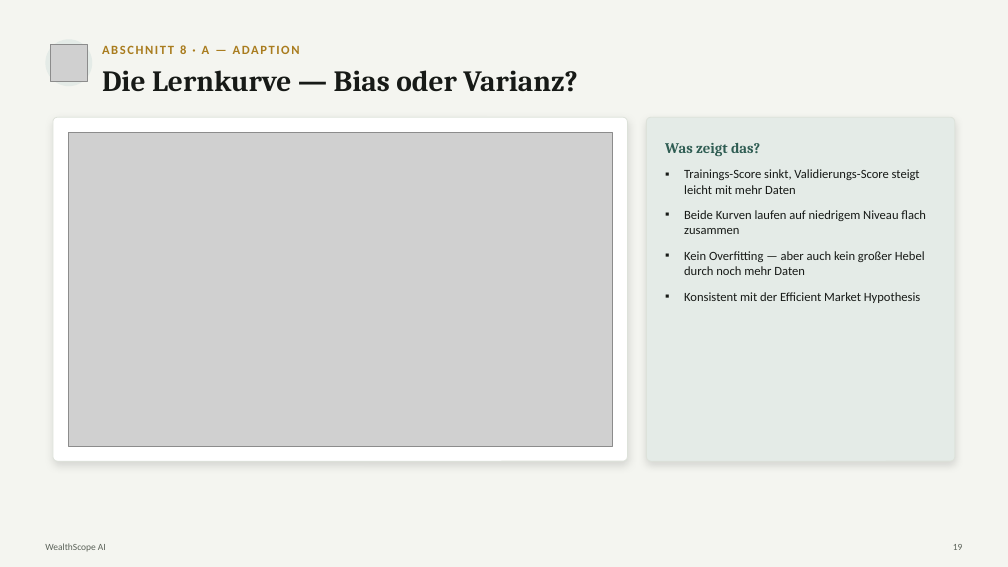
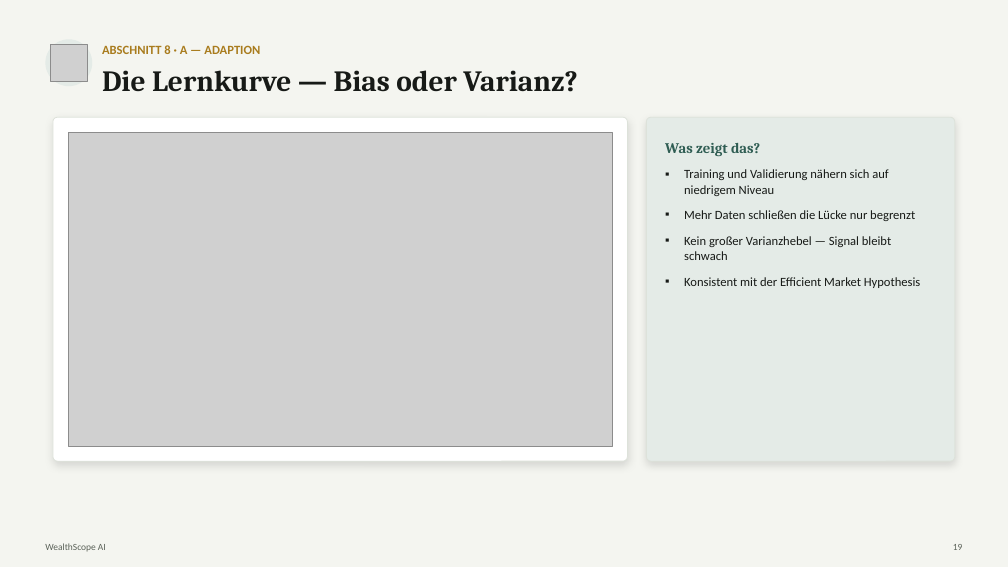
Before and after one commit to fedansoufiane-commits/forexscope-ai, a slide deck: slide 19 of Präsentation/WealthScope_Praesentation.pptx. Drawn at 1008x567 pixels with LibreOffice and Linux fonts; fonts in the diff are those of the drawing; grey boxes stand for pictures. Boxes give left, top, right and bottom in pixels: in the first picture for what was removed or moved away, otherwise in the second. Text is boxed around its words. In the diff, an @@ line names an element or a change of style, - is before the commit and + after.

```diff
--- a/Präsentation/WealthScope_Praesentation.pptx
+++ b/Präsentation/WealthScope_Praesentation.pptx
@@ text "ABSCHNITT 8 · A — ..." at bbox=[102, 45, 260, 54]: letter spacing 1.5 to 0 pt @@
@@ text at bbox=[684, 169, 915, 260]: text changed @@
-▪ Trainings-Score sinkt, Validierungs-Score steigt leicht mit mehr Daten
-▪ Beide Kurven laufen auf niedrigem Niveau flach zusammen
-▪ Kein Overfitting — aber auch kein großer Hebel durch noch mehr Daten
+▪ Training und Validierung nähern sich auf niedrigem Niveau
+▪ Mehr Daten schließen die Lücke nur begrenzt
+▪ Kein großer Varianzhebel — Signal bleibt schwach
```
Also in this commit, not shown: 29 other slides changed, 28 other files.
